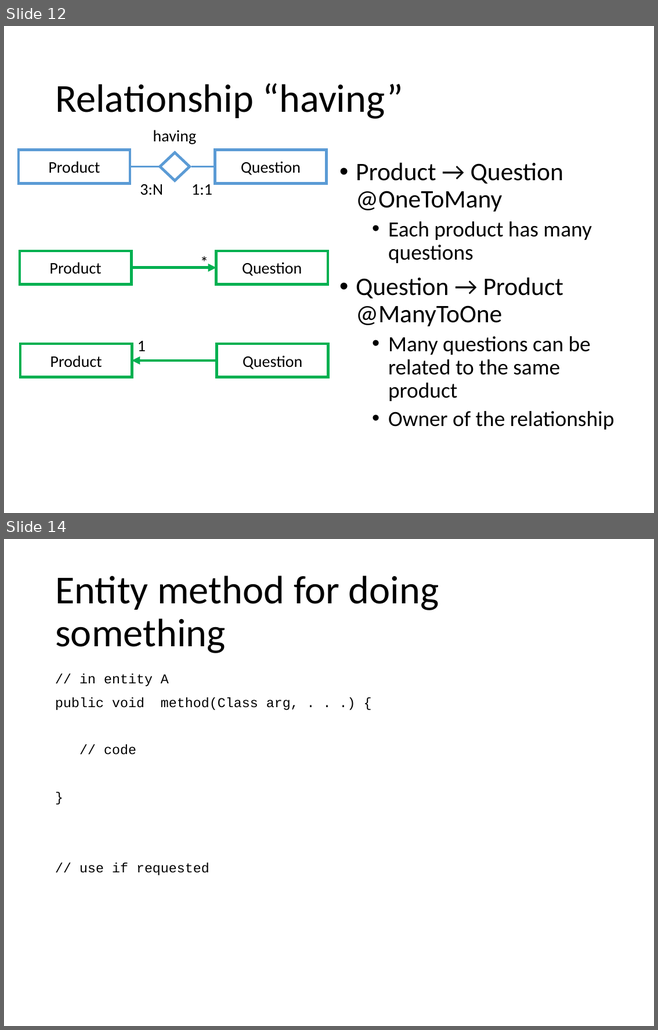
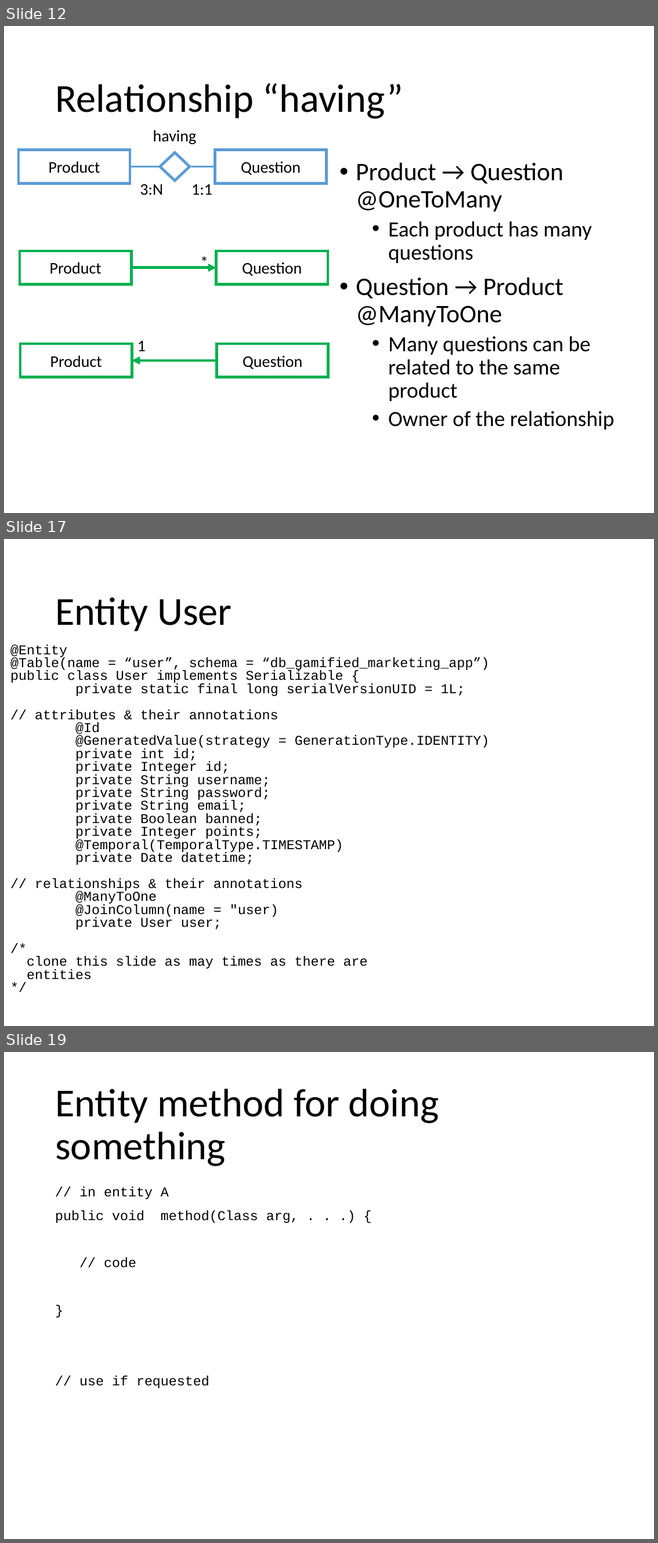
Before and after one commit to Danielededo/Gamified-marketing-application-DB2, a slide deck: Documentation/Presentation.pptx. Shown one above the other, each under a label of ours: slides 12 and 14 before the commit, slides 12, 17 and 19 after it; the slides between them are not shown. The pictures are 658x1030 and 658x1543 pixels, drawn with LibreOffice and Linux fonts; fonts in the diff are those of the drawing. Boxes give left, top, right and bottom in pixels: in the first picture for what was removed or moved away, otherwise in the second. Text is boxed around its words. In the diff, an @@ line names an element or a change of style, - is before the commit and + after.

```diff
--- a/Documentation/Presentation.pptx
+++ b/Documentation/Presentation.pptx
@@ slide 17 added at [4, 539, 654, 1026], background #FFFFFF @@
@@ title added at [55, 597, 231, 631], 44 pt, text #000000 @@
+Entity User
@@ text added at [10, 645, 489, 980], 15 pt, text #000000 @@
+@Entity
+@Table(name = “user”, schema = “db_gamified_marketing_app”)
+public class User implements Serializable {
+private static final long serialVersionUID = 1L;
+// attributes & their annotations
+@Id
+@GeneratedValue(strategy = GenerationType.IDENTITY)
+private int id;
+private Integer id;
+private String username;
+private String password;
+private String email;
+private Boolean banned;
+private Integer points;
+@Temporal(TemporalType.TIMESTAMP)
+private Date datetime;
+// relationships & their annotations
+@ManyToOne
+@JoinColumn(name = "user)
+private User user;
+/*
+clone this slide as may times as there are
+entities
+*/
@@ what was slide 14 is now slide 19 @@
```
Also in this commit, not shown: 3 slides changed, 4 other slides added.
